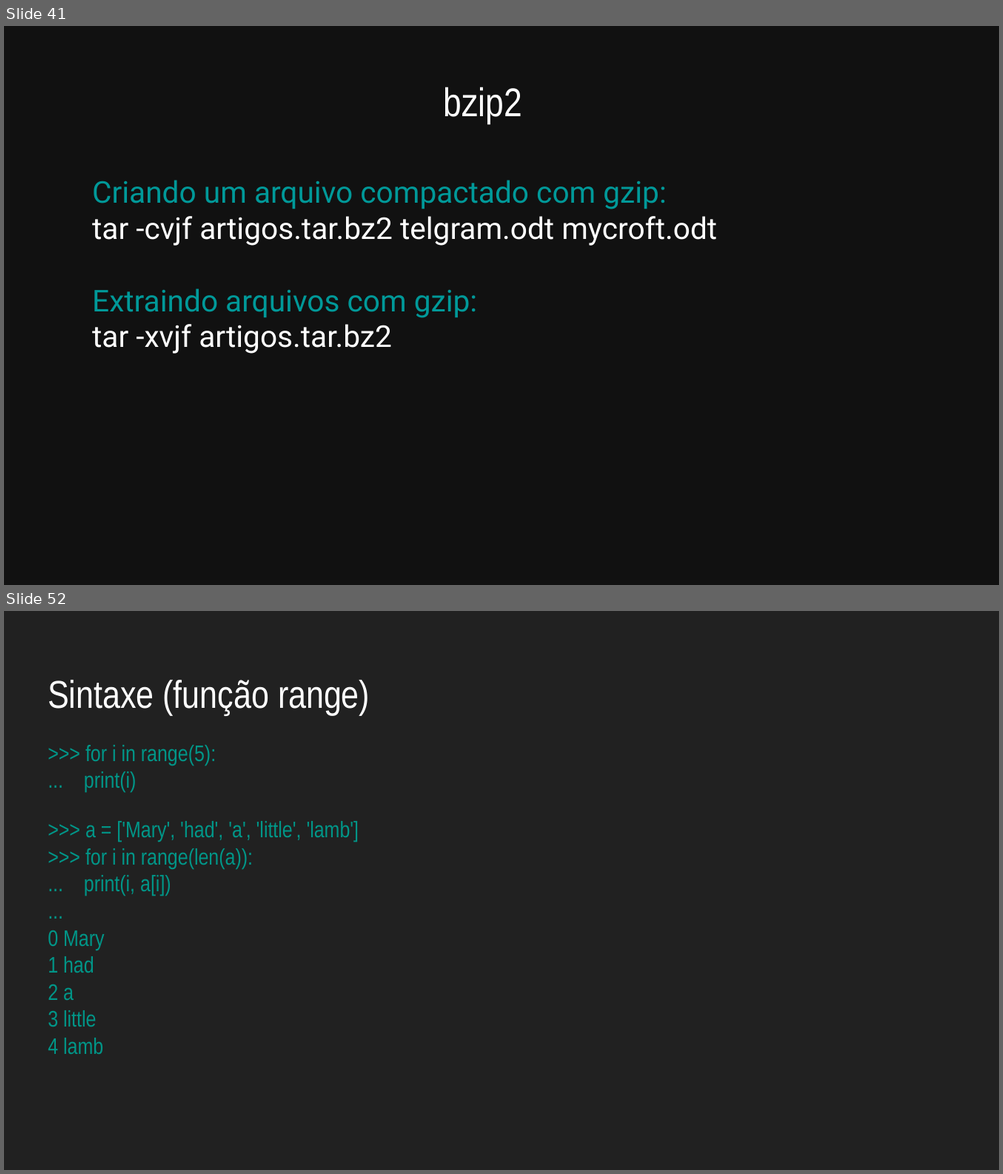
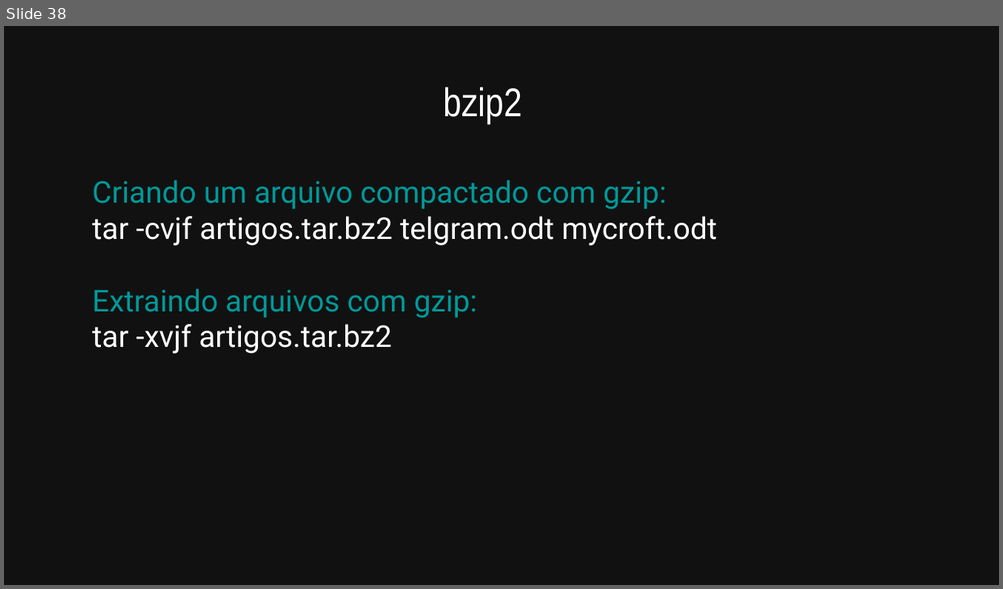
Before and after one commit to allythy/Palestras, a slide deck: Minicurso Do Terminal GNU-Linux ao Python/VI Workshop da Escola de Engenharias e TI.odp. Shown one above the other, each under a label of ours: slides 41 and 52 before the commit, slide 38 after it; the slides between them are not shown. The pictures are 1003x1174 and 1003x589 pixels, drawn with LibreOffice and Linux fonts; fonts in the diff are those of the drawing. Boxes give left, top, right and bottom in pixels: in the first picture for what was removed or moved away, otherwise in the second. Text is boxed around its words. In the diff, an @@ line names an element or a change of style, - is before the commit and + after.

```diff
--- a/Minicurso Do Terminal GNU-Linux ao Python/VI Workshop da Escola de Engenharias e TI.odp
+++ b/Minicurso Do Terminal GNU-Linux ao Python/VI Workshop da Escola de Engenharias e TI.odp
@@ slide 52 removed at (4,611,999,1170), background #212121 @@
@@ title removed at (48,680,370,715) @@
-Sintaxe (função range)
@@ text removed at (48,745,359,1054) @@
->>> for i in range(5):
-... print(i)
->>> a = ['Mary', 'had', 'a', 'little', 'lamb']
->>> for i in range(len(a)):
-... print(i, a[i])
-...
-0 Mary
-1 had
-2 a
-3 little
-4 lamb
@@ what was slide 41 is now slide 38 @@
```
Also in this commit, not shown: 8 slides changed, 1 slide added, 18 other slides removed, 5 other files.
